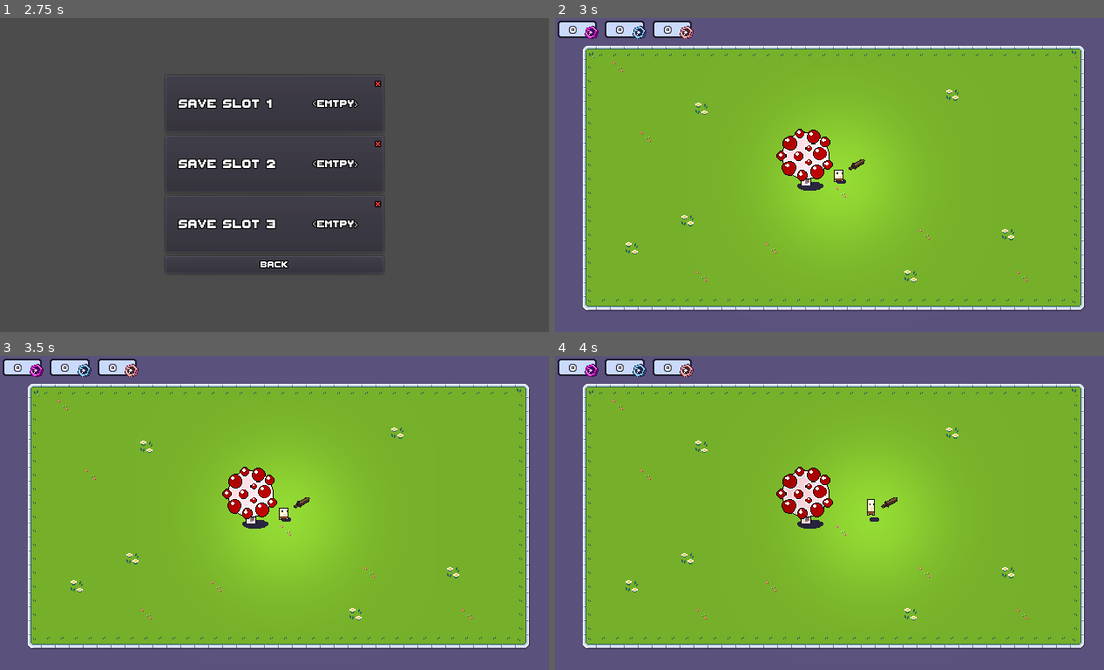
Above: before the commit, frames 1-4 (two rows, left to right).
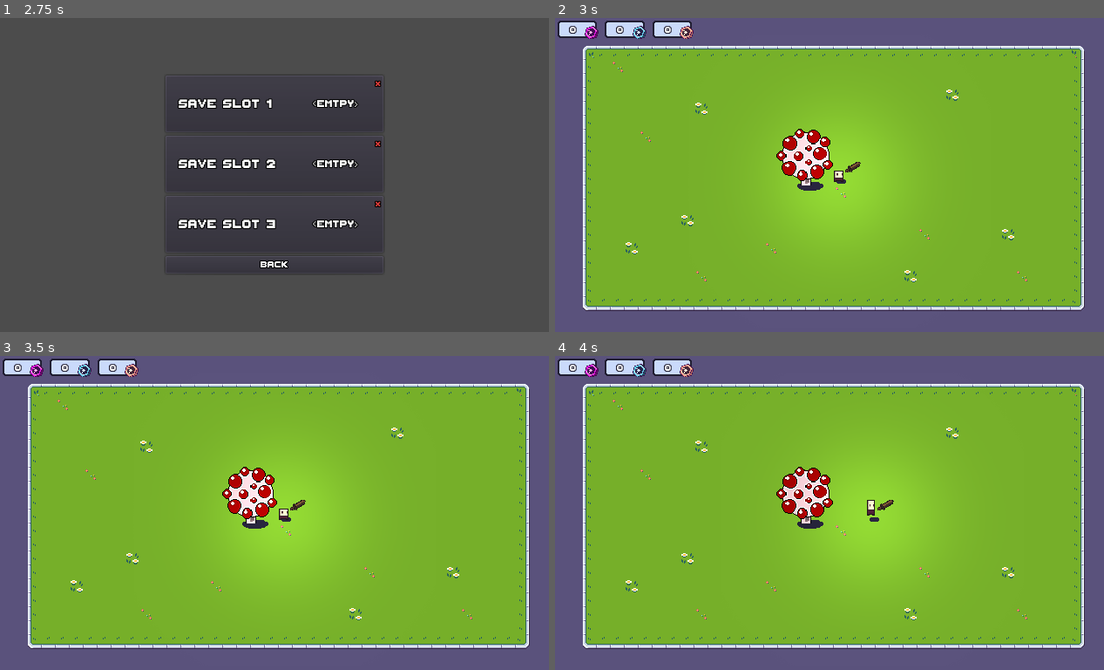
Above: after the commit, the same moments.

Repository: MorneVenter/UltimateBonk
Game: Godot game, scene res://UI/Menu/TitleScreen.tscn
Same seed, same stepped clock (60 frames per second), same inputs: the game is played once before the commit and once after it.
Inputs (mouse positions are in pixels of both pictures, inside the frame that each line leads up to):
- Up to frame 1 (2.75 s): click "Start" at 0.5 s; click "Back" at 1.25 s; click "Start" at 2 s
- Up to frame 2 (3 s): click "Save Slot 1" at 2.75 s
- Up to frame 3 (3.5 s): no input
- Up to frame 4 (4 s): move the mouse to (950, 497) at 3.52 s; hold D (ui_right) from 3.53 s (still down); click (950, 497) at 3.67 s

Frame 1 is identical in both runs. In frame 2, less than 0.1% of the frame differs, in the area x 50-57%, y 45-52%; in frame 3, less than 0.1%; in frame 4, less than 0.1%, in the area x 56-63%, y 45-51%.
Error before the commit: Invalid get index 'item_skin_name' (on base: 'Nil'). (res://Actors/Player/Player.gd:98)

Commit message:
weapon equip

Diff:
--- a/Actors/Player/Player.gd
+++ b/Actors/Player/Player.gd
@@ -5,10 +5,12 @@
 var facing_direction= 1
 var isAttacking = false
 var isInInventoryScreen = false
+var mySkinItem
 onready var InventoryScreen  = preload("res://UI/GameMenu/InventoryScreen.tscn")
 
 func _ready():
 	changeSkin()
+	changeWeapon()
 
 func _process(delta):
 	pass
@@ -83,6 +85,7 @@
 		for n in $InventoryMenuHolder/Canvas.get_children():
 			n.queue_free()
 		changeSkin()
+		changeWeapon()
 	else: #show inventory
 		isInInventoryScreen = true
 		var inv = InventoryScreen.instance()
@@ -92,7 +95,16 @@
 
 func changeSkin():
 	var skin = SaveSystem.GetValue("current_skin")
-	if skin == 0:
+	mySkinItem = ItemLoader.GetItem(skin)
+	if mySkinItem == null:
 		$Body/AnimatedSprite.animation = "ned_normal"
 	else:
-		$Body/AnimatedSprite.animation = ItemLoader.GetItem(skin).item_skin_name
+		$Body/AnimatedSprite.animation = mySkinItem.item_skin_name
+
+func changeWeapon():
+	var wep = SaveSystem.GetValue("current_weapon")
+	var itm = ItemLoader.GetItem(wep)
+	if itm == null:
+		$Body/Weapon_Holder/Weapon_Base.setWeapon(ItemLoader.GetItem(2001))
+	else:
+		$Body/Weapon_Holder/Weapon_Base.setWeapon(itm)
--- a/Actors/Player/Player.tscn
+++ b/Actors/Player/Player.tscn
@@ -165,7 +165,7 @@
 rotation = 1.0472
 
 [node name="Weapon_Base" parent="Body/Weapon_Holder" instance=ExtResource( 3 )]
-position = Vector2( 0.194, -23.721 )
+position = Vector2( 0.194, -23 )
 
 [node name="AnimatedSprite" type="AnimatedSprite" parent="Body"]
 frames = ExtResource( 1 )
--- a/Actors/Player/player_animator.tres
+++ b/Actors/Player/player_animator.tres
@@ -1,10 +1,6 @@
-[gd_resource type="SpriteFrames" load_steps=6 format=2]
+[gd_resource type="SpriteFrames" load_steps=7 format=2]
 
 [ext_resource path="res://Art/0x72/0x72_16x16DungeonTileset.v4.png" type="Texture" id=1]
-
-[sub_resource type="AtlasTexture" id=4]
-atlas = ExtResource( 1 )
-region = Rect2( 144, 0, 16, 42 )
 
 [sub_resource type="AtlasTexture" id=1]
 atlas = ExtResource( 1 )
@@ -18,13 +14,16 @@
 atlas = ExtResource( 1 )
 region = Rect2( 144, 240, 16, 16 )
 
+[sub_resource type="AtlasTexture" id=4]
+atlas = ExtResource( 1 )
+region = Rect2( 144, 0, 16, 32 )
+
+[sub_resource type="AtlasTexture" id=5]
+atlas = ExtResource( 1 )
+region = Rect2( 160, 0, 16, 32 )
+
 [resource]
 animations = [ {
-"frames": [ SubResource( 4 ) ],
-"loop": true,
-"name": "wood_sword",
-"speed": 5.0
-}, {
 "frames": [ SubResource( 1 ) ],
 "loop": true,
 "name": "ned_normal",
@@ -39,4 +38,14 @@
 "loop": true,
 "name": "grog_normal",
 "speed": 5.0
+}, {
+"frames": [ SubResource( 4 ) ],
+"loop": true,
+"name": "wood_sword",
+"speed": 5.0
+}, {
+"frames": [ SubResource( 5 ) ],
+"loop": true,
+"name": "wood_sword_upgrade",
+"speed": 5.0
 } ]
--- /dev/null
+++ b/Items/AllItems/Woord_Sword_Upgrade.tres
@@ -0,0 +1,12 @@
+[gd_resource type="Resource" load_steps=2 format=2]
+
+[ext_resource path="res://Items/Weapon_Item.gd" type="Script" id=1]
+
+[resource]
+script = ExtResource( 1 )
+id = 2002
+item_name = "Upgraded Wood Sword"
+item_description = "An upgraded version of the Wood Sword"
+item_weapon_name = "wood_sword_upgrade"
+lower_weapon_damage = 2
+upper_weapon_damage = 3
--- a/SaveLoadGames/SaveSystem.gd
+++ b/SaveLoadGames/SaveSystem.gd
@@ -1,7 +1,7 @@
 extends Node
 # Sets initial variables
 var data : Dictionary = {
-	"inventory":[1001,1002], #Starting Inventory
+	"inventory":[1001,1002, 2001, 2002], #Starting Inventory
 	"current_skin": 1001, #Ned Normal
 	"current_weapon": 2001 #Wood Sword
 }
--- a/UI/GameMenu/InventoryGridItem.gd
+++ b/UI/GameMenu/InventoryGridItem.gd
@@ -4,6 +4,7 @@
 var item
 export var non_clickable = false
 signal newSkinEquipted
+signal newWeaponEquipted
 
 func clear():
 	item = null
@@ -13,8 +14,10 @@
 	item = itm
 	if item is weaponClass:
 		$Sprite.animation = item.item_weapon_name
+		$Sprite.rotation_degrees = 45
 	elif item is skinClass:
 		$Sprite.animation = item.item_skin_name
+		$Sprite.rotation_degrees = 0
 	$Sprite.visible = true
 
 func _on_Button_pressed():
@@ -22,3 +25,9 @@
 		if item is skinClass:
 			SaveSystem.StoreValue("current_skin", item.id)
 			emit_signal("newSkinEquipted", item.item_name)
+		elif item is weaponClass:
+			SaveSystem.StoreValue("current_weapon", item.id)
+			emit_signal("newWeaponEquipted")
+
+func PlayEquipAnimation():
+	$AnimationPlayer.play("equip")
--- a/UI/GameMenu/InventoryGridItem.tscn
+++ b/UI/GameMenu/InventoryGridItem.tscn
@@ -15,6 +15,23 @@
 modulate_color = Color( 0.588235, 0.588235, 0.588235, 1 )
 
 [sub_resource type="StyleBoxEmpty" id=3]
+
+[sub_resource type="Animation" id=4]
+resource_name = "equip"
+length = 0.08
+step = 0.02
+tracks/0/type = "value"
+tracks/0/path = NodePath("Sprite:position")
+tracks/0/interp = 1
+tracks/0/loop_wrap = true
+tracks/0/imported = false
+tracks/0/enabled = true
+tracks/0/keys = {
+"times": PoolRealArray( 0, 0.08 ),
+"transitions": PoolRealArray( 1, 1 ),
+"update": 0,
+"values": [ Vector2( 16, 0 ), Vector2( 16, 16 ) ]
+}
 
 [node name="InventoryGridItem" type="TextureRect" groups=[
 "InventoryGridItem",
@@ -49,8 +66,10 @@
 }
 
 [node name="Sprite" type="AnimatedSprite" parent="."]
-visible = false
 position = Vector2( 16, 16 )
 frames = ExtResource( 3 )
-animation = "wood_sword"
+animation = "ned_normal"
+
+[node name="AnimationPlayer" type="AnimationPlayer" parent="."]
+anims/equip = SubResource( 4 )
 [connection signal="pressed" from="Button" to="." method="_on_Button_pressed"]
--- a/UI/GameMenu/InventoryScreen.gd
+++ b/UI/GameMenu/InventoryScreen.gd
@@ -9,6 +9,7 @@
 	var slots = get_tree().get_nodes_in_group("InventoryGridItem")
 	for slt in slots:
 		slt.connect("newSkinEquipted", self, "updateSkin")
+		slt.connect("newWeaponEquipted", self, "updateWeapon")
 
 func setInventory(inv):
 	myInventory = inv
@@ -17,6 +18,7 @@
 func refreshInventory():
 	setAvatarSkin()
 	setEquipSkin()
+	setEquipWeapon()
 	fillInventory()
 
 func setAvatarSkin():
@@ -34,6 +36,16 @@
 	else:
 		$MenuBackground/TabContainer/Character/PlayerView/Container/GearArea/Skin.setItem(itm)
 		$MenuBackground/TabContainer/Character/PlayerView/Container/nameText.text = itm.item_name
+		$MenuBackground/TabContainer/Character/PlayerView/Container/GearArea/Skin.PlayEquipAnimation()
+
+func setEquipWeapon():
+	var wep = SaveSystem.GetValue("current_weapon")
+	var itm = ItemLoader.GetItem(wep)
+	if itm == null:
+		$MenuBackground/TabContainer/Character/PlayerView/Container/GearArea/Weapon.setItem(ItemLoader.GetItem(2001))
+	else:
+		$MenuBackground/TabContainer/Character/PlayerView/Container/GearArea/Weapon.setItem(itm)
+		$MenuBackground/TabContainer/Character/PlayerView/Container/GearArea/Weapon.PlayEquipAnimation()
 
 func fillInventory():
 	var slots = get_tree().get_nodes_in_group("InventoryGridItem")
@@ -51,3 +63,6 @@
 	$MenuBackground/TabContainer/Character/PlayerView/Container/nameText.text = item_name
 	setAvatarSkin()
 	setEquipSkin()
+
+func updateWeapon():
+	setEquipWeapon()
--- a/UI/GameMenu/InventoryScreen.tscn
+++ b/UI/GameMenu/InventoryScreen.tscn
@@ -60,7 +60,6 @@
 }
 
 [node name="Building" type="HBoxContainer" parent="MenuBackground/TabContainer"]
-visible = false
 anchor_right = 1.0
 anchor_bottom = 1.0
 margin_left = 4.0
@@ -69,6 +68,7 @@
 margin_bottom = -4.0
 
 [node name="Character" type="HBoxContainer" parent="MenuBackground/TabContainer"]
+visible = false
 anchor_right = 1.0
 anchor_bottom = 1.0
 margin_left = 4.0
--- /dev/null
+++ b/Weapons/Weapon_Base.gd
@@ -0,0 +1,11 @@
+extends Node2D
+
+var myWeaponItem
+
+func _ready():
+	pass # Replace with function body.
+
+
+func setWeapon(wep_item):
+	myWeaponItem = wep_item
+	$AnimatedSprite.animation = myWeaponItem.item_weapon_name
--- a/Weapons/Weapon_Base.tscn
+++ b/Weapons/Weapon_Base.tscn
@@ -1,8 +1,10 @@
-[gd_scene load_steps=2 format=2]
+[gd_scene load_steps=3 format=2]
 
 [ext_resource path="res://Actors/Player/player_animator.tres" type="SpriteFrames" id=1]
+[ext_resource path="res://Weapons/Weapon_Base.gd" type="Script" id=2]
 
 [node name="Weapon_Base" type="Node2D"]
+script = ExtResource( 2 )
 
 [node name="AnimatedSprite" type="AnimatedSprite" parent="."]
 frames = ExtResource( 1 )
Not shown: 1 places in UI/GameMenu/InventoryGridItem.tscn that only renumber resources
